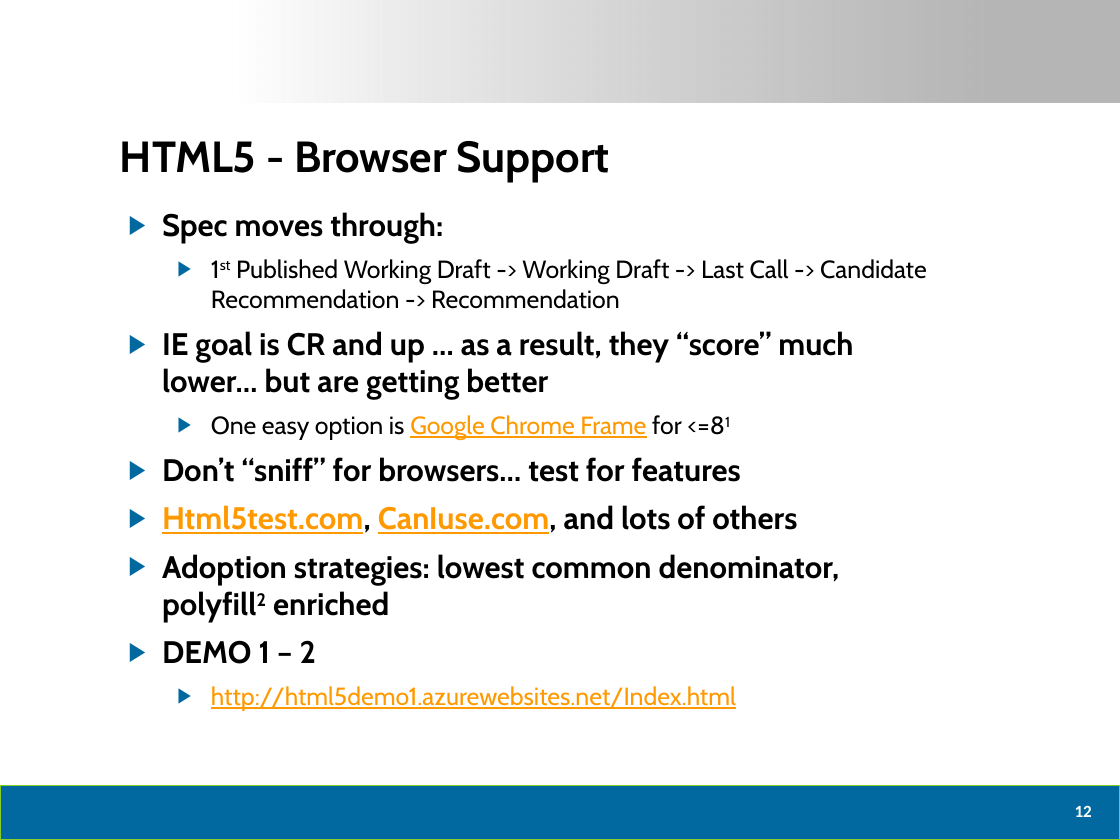
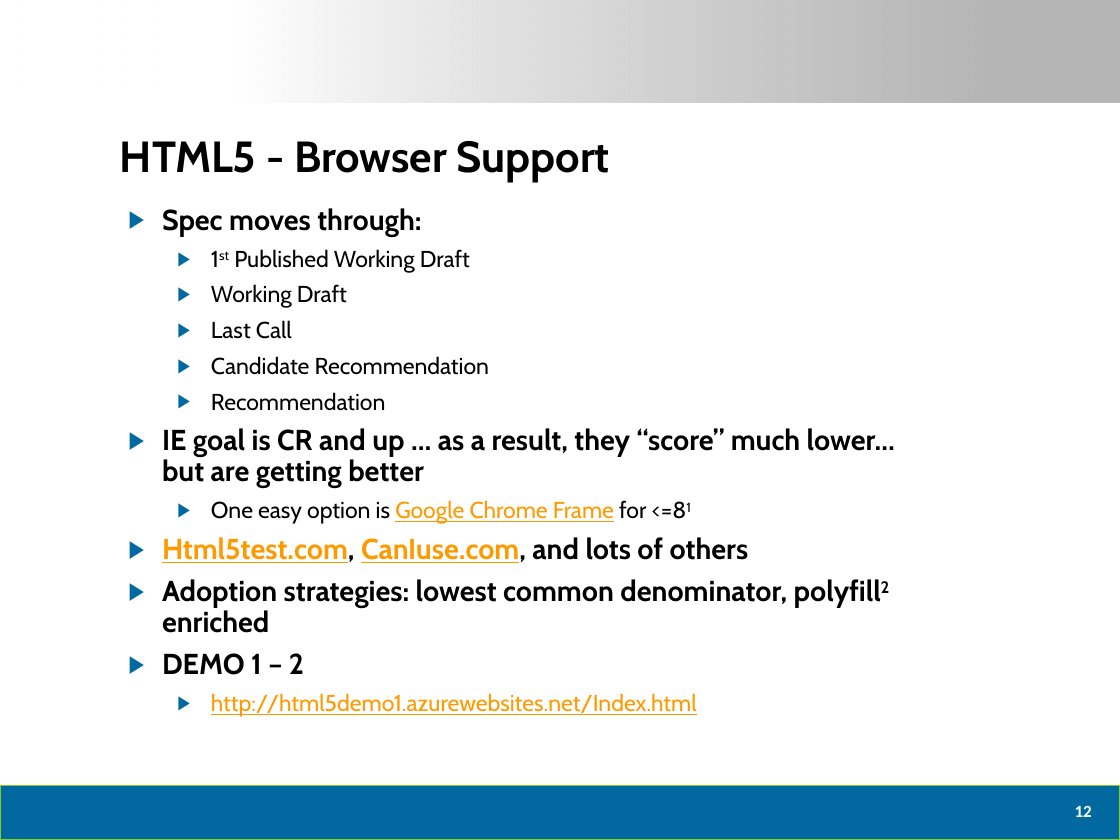
Before and after one commit to dtomyn/HTML5Demo1, a slide deck: slide 13 of Docs/2012 - Live360 Event Review (NEWER).pptx. Drawn at 1120x840 pixels with LibreOffice and Linux fonts; fonts in the diff are those of the drawing; background and template pictures are left out. Boxes give left, top, right and bottom in pixels: in the first picture for what was removed or moved away, otherwise in the second. Text is boxed around its words. In the diff, an @@ line names an element or a change of style, - is before the commit and + after.

Commit message:
updates to powerpoint

```diff
--- a/Docs/2012 - Live360 Event Review (NEWER).pptx
+++ b/Docs/2012 - Live360 Event Review (NEWER).pptx
@@ text at bbox=[162, 208, 895, 717]: size 20 to 18.5 pt in "Spec moves through:", "IE goal is CR and up … ...", "Html5test.com, CanIuse.com, and lots of others", "Adoption strategies: lowest common denominator, polyfill2 en ..." and 1 more places; size 16 to 14.8 pt in "One easy option is Google Chrome Frame ...", "http://html5demo1.azurewebsites.net/Index.html"; line spacing 1 to 0.9 @@
@@ text at bbox=[211, 249, 489, 411]: text changed; size 16 to 14.8 pt @@
-  ▶ 1st Published Working Draft -> Working Draft -> Last Call -> Candidate Recommendation -> Recommendation
+  ▶ 1st Published Working Draft
+  ▶ Working Draft
+  ▶ Last Call
+  ▶ Candidate Recommendation
+  ▶ Recommendation
@@ text at bbox=[162, 457, 741, 482]: paragraph removed @@
-▶ Don’t “sniff” for browsers… test for features
```
Also in this commit, not shown: 2 other slides changed.
